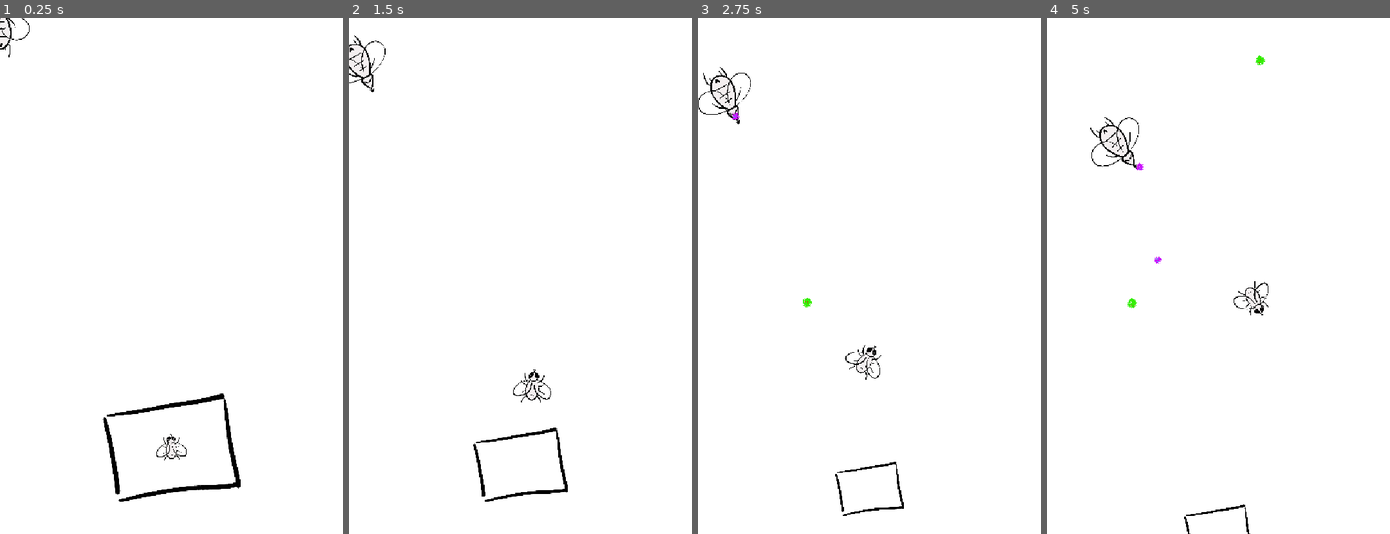
Above: before the commit, frames 1-4 (left to right).
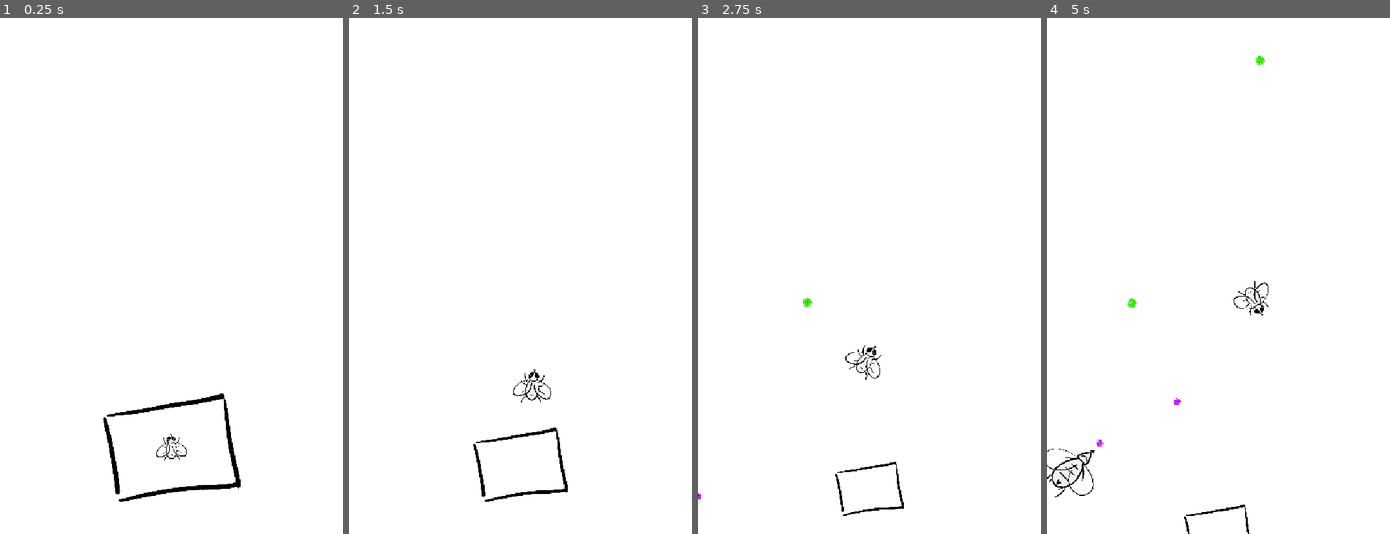
Above: after the commit, the same moments.

Repository: imikhassik/Fly-Game
Game: Godot game, scene res://scenes/test_level.tscn
Same seed, same stepped clock (60 frames per second), same inputs: the game is played once before the commit and once after it.
Inputs:
- Up to frame 1 (0.25 s): no input
- Up to frame 2 (1.5 s): hold D (move_right) 0.53-1.28 s; tap Q (land) at 0.6 s; tap Space (shoot) at 0.8, 1.35 s; hold A (move_left) from 1.28 s (still down)
- Up to frame 3 (2.75 s): tap Q (land) at 1.55, 2.1 s; release A (move_left) at 2.03 s; hold D (move_right) from 2.03 s (still down); tap Space (shoot) at 2.3 s
- Up to frame 4 (5 s): release D (move_right) at 2.78 s; hold W (move_up) 2.78-3.53 s; tap Space (shoot) at 2.85, 3.8, 4.35 s; tap Q (land) at 3.05, 3.6, 4.55 s; hold A (move_left) from 3.53 s (still down)

The runs differ from the first frame. In frame 1, less than 0.1% of the frame differs, in the area x 0-9%, y 0-8%; in frame 2, 0.2%; in frame 3, 0.3%; in frame 4, 0.6%, in the area x 0-40%, y 19-93%.

Commit message:
Refine enemy behaviour and handle layers

Diff:
--- /dev/null
+++ b/scenes/enemy_spawner.tscn
@@ -0,0 +1,6 @@
+[gd_scene format=3 uid="uid://bc4jhx7vo8cvk"]
+
+[ext_resource type="Script" uid="uid://cej8pulsecym" path="res://scripts/enemy_spawner.gd" id="1_ks1gq"]
+
+[node name="EnemySpawner" type="Node2D" unique_id=81393025]
+script = ExtResource("1_ks1gq")
--- a/scenes/test_level.tscn
+++ b/scenes/test_level.tscn
@@ -3,7 +3,7 @@
 [ext_resource type="PackedScene" uid="uid://4i81gl7adgsh" path="res://scenes/player.tscn" id="1_2venv"]
 [ext_resource type="PackedScene" uid="uid://7h5mmjjgn5c8" path="res://scenes/platform.tscn" id="2_paw1w"]
 [ext_resource type="Script" uid="uid://de30uwe0kujr0" path="res://scripts/platform_manager.gd" id="3_j6w7d"]
-[ext_resource type="PackedScene" uid="uid://c8tjlfqo5qf8r" path="res://scenes/enemy.tscn" id="3_x4b8f"]
+[ext_resource type="PackedScene" uid="uid://bc4jhx7vo8cvk" path="res://scenes/enemy_spawner.tscn" id="4_x4b8f"]
 
 [node name="Node2D" type="Control" unique_id=804871185]
 layout_mode = 3
@@ -29,8 +29,8 @@
 z_index = 1
 position = Vector2(360, 900)
 
-[node name="Enemy" parent="." unique_id=1781684621 instance=ExtResource("3_x4b8f")]
-
 [node name="PlatformManager" type="Node" parent="." unique_id=1790871871]
 script = ExtResource("3_j6w7d")
 starting_platform_path = NodePath("../Platform")
+
+[node name="EnemySpawner" parent="." unique_id=81393025 instance=ExtResource("4_x4b8f")]
--- a/scripts/enemy.gd
+++ b/scripts/enemy.gd
@@ -1,5 +1,6 @@
 extends CharacterBody2D
 
+# ----- EXPORTS -----
 @export var speed: float = 60.0
 @export var health: int = 1
 @export var shoot_interval: float = 2.0
@@ -9,33 +10,64 @@
 @export var projectile_scene: PackedScene = preload("res://scenes/enemy_projectile.tscn")
 @export var shoot_sound: AudioStreamPlayer2D
 
+# ----- INTERNAL STATE -----
 var shoot_timer: float = 0.0
 var is_retreating: bool = false
 var retreat_direction: Vector2 = Vector2.ZERO
+var initial_behavior_set: bool = false
 
 func _ready() -> void:
 	add_to_group("enemy")
+	z_index = 2
 	shoot_timer = randf_range(0.0, shoot_interval)
+
+	# Determine initial behavior based on fly's state
+	var fly = get_tree().get_first_node_in_group("player")
+	if fly:
+		if fly.state == fly.FlyState.LANDED or fly.state == fly.FlyState.LANDING:
+			_start_glide_across_screen()
+		else:
+			# Fly is flying – start chasing immediately
+			is_retreating = false
+			_enable_collision_with_fly()
 
 func _physics_process(delta: float) -> void:
 	var fly = get_tree().get_first_node_in_group("player")
 
-	# If no fly, retreat
+	# Collision toggle
+	if fly and (fly.state == fly.FlyState.FLYING or fly.state == fly.FlyState.TAKING_OFF) and not is_retreating:
+		_enable_collision_with_fly()
+	else:
+		_disable_collision_with_fly()
+
 	if fly == null:
 		_start_retreat()
-		_apply_retreat(delta)
+		_apply_retreat()
 		return
 
-	# Only chase if fly is flying or taking off
+	# Chase if flying or taking off
 	if fly.state == fly.FlyState.FLYING or fly.state == fly.FlyState.TAKING_OFF:
-		is_retreating = false
 		_chase_fly(delta, fly)
 	else:
-		# Fly is landed, landing, or anything else -> retreat
 		_start_retreat()
-		_apply_retreat(delta)
+		_apply_retreat()
 
+# ----- COLLISION HELPERS -----
+func _enable_collision_with_fly() -> void:
+	collision_layer = 2
+	collision_mask = 1
+
+func _disable_collision_with_fly() -> void:
+	collision_layer = 0
+	collision_mask = 0
+
+# ----- CHASE LOGIC -----
 func _chase_fly(delta: float, fly: Node) -> void:
+	if is_retreating:
+		is_retreating = false
+		_enable_collision_with_fly()
+		retreat_direction = Vector2.ZERO
+
 	var distance_to_fly = global_position.distance_to(fly.global_position)
 
 	if distance_to_fly < min_chase_distance:
@@ -50,23 +82,40 @@
 		velocity = direction_to_fly * speed
 		move_and_slide()
 
-		# Shooting
 		shoot_timer += delta
 		if shoot_timer >= shoot_interval:
 			shoot_timer = 0.0
 			shoot_at_fly(fly)
 
+# ----- GLIDE ACROSS SCREEN (when spawned while landed) -----
+func _start_glide_across_screen() -> void:
+	var screen_center = get_viewport().get_visible_rect().size / 2
+	var direction_to_center = (screen_center - global_position).normalized()
+
+	# Rotate to face the center
+	rotation = direction_to_center.angle() + PI / 2
+
+	# Set retreat direction to the center direction
+	retreat_direction = direction_to_center
+	is_retreating = true
+	_disable_collision_with_fly()
+
+# ----- RETREAT LOGIC -----
 func _start_retreat() -> void:
 	if not is_retreating:
 		is_retreating = true
-		if velocity.length() > 0:
-			retreat_direction = velocity.normalized()
-		else:
-			retreat_direction = Vector2(0, 1)
+		# If no retreat direction set, use facing direction
+		if retreat_direction == Vector2.ZERO:
+			retreat_direction = Vector2(0, -1).rotated(rotation)
+			if retreat_direction.length() < 0.1:
+				retreat_direction = Vector2(0, 1)
+		_disable_collision_with_fly()
 
-func _apply_retreat(delta: float) -> void:
+func _apply_retreat() -> void:
 	if not is_retreating:
 		return
+
+	_disable_collision_with_fly()
 
 	velocity = retreat_direction * retreat_speed
 	move_and_slide()
@@ -77,6 +126,7 @@
 		global_position.y < -margin or global_position.y > screen_size.y + margin):
 		queue_free()
 
+# ----- SHOOTING -----
 func shoot_at_fly(fly: Node) -> void:
 	if projectile_scene == null:
 		return
@@ -91,10 +141,10 @@
 
 	get_tree().current_scene.add_child(projectile)
 
-	# Play shooting sound
 	if shoot_sound:
 		shoot_sound.play()
 
+# ----- DAMAGE -----
 func take_damage() -> void:
 	health -= 1
 	if health <= 0:
--- a/scripts/enemy_projectile.gd
+++ b/scripts/enemy_projectile.gd
@@ -17,12 +17,15 @@
 
 func _on_body_entered(body: Node) -> void:
 	if body.is_in_group("player"):
+		# If the fly is landed or landing, ignore completely – projectile passes through
+		if body.state in [body.FlyState.LANDED, body.FlyState.LANDING]:
+			return
+		# Otherwise, deal damage and remove the projectile
 		if body.has_method("take_damage"):
 			body.take_damage()
 		queue_free()
 
 func _on_area_entered(area: Area2D) -> void:
-	# If the area is a player projectile, destroy both
 	if area.is_in_group("player_projectile"):
 		area.queue_free()
 		queue_free()
--- /dev/null
+++ b/scripts/enemy_spawner.gd
@@ -0,0 +1,59 @@
+extends Node2D
+
+@export var enemy_scene: PackedScene = preload("res://scenes/enemy.tscn")
+
+@export var spawn_interval_min: float = 10.0
+@export var spawn_interval_max: float = 20.0
+@export var spawn_margin: float = 100.0
+@export var max_enemies: int = 3
+@export var initial_spawn_delay_min: float = 1.0
+@export var initial_spawn_delay_max: float = 3.0
+
+var spawn_timer: float = 0.0
+var next_interval: float = 0.0
+var first_spawn_done: bool = false
+
+func _ready() -> void:
+	next_interval = randf_range(initial_spawn_delay_min, initial_spawn_delay_max)
+
+func _process(delta: float) -> void:
+	var enemies = get_tree().get_nodes_in_group("enemy")
+	if enemies.size() >= max_enemies:
+		return
+
+	spawn_timer += delta
+	if spawn_timer >= next_interval:
+		spawn_timer = 0.0
+		if not first_spawn_done:
+			first_spawn_done = true
+			next_interval = randf_range(spawn_interval_min, spawn_interval_max)
+		else:
+			next_interval = randf_range(spawn_interval_min, spawn_interval_max)
+		spawn_enemy()
+
+func spawn_enemy() -> void:
+	if enemy_scene == null:
+		push_warning("Enemy scene not assigned in EnemySpawner!")
+		return
+
+	var enemy = enemy_scene.instantiate()
+
+	var screen_size = get_viewport().get_visible_rect().size
+	var side = randi() % 4
+	var spawn_pos: Vector2
+
+	match side:
+		0: # Top
+			spawn_pos = Vector2(randf_range(0, screen_size.x), -spawn_margin)
+		1: # Bottom
+			spawn_pos = Vector2(randf_range(0, screen_size.x), screen_size.y + spawn_margin)
+		2: # Left
+			spawn_pos = Vector2(-spawn_margin, randf_range(0, screen_size.y))
+		3: # Right
+			spawn_pos = Vector2(screen_size.x + spawn_margin, randf_range(0, screen_size.y))
+
+	enemy.global_position = spawn_pos
+	# Enemies always spawn facing UP (rotation = PI/2)
+	enemy.rotation = PI / 2
+
+	get_tree().current_scene.add_child(enemy)
--- a/scripts/player.gd
+++ b/scripts/player.gd
@@ -38,7 +38,7 @@
 
 	# ----- COLLISION LAYERS -----
 	collision_layer = 1
-	collision_mask = 1
+	collision_mask = 3
 
 	$LandingDetector.collision_layer = 1
 	$LandingDetector.collision_mask = 2
Not shown, added: scripts/enemy_spawner.gd.uid
